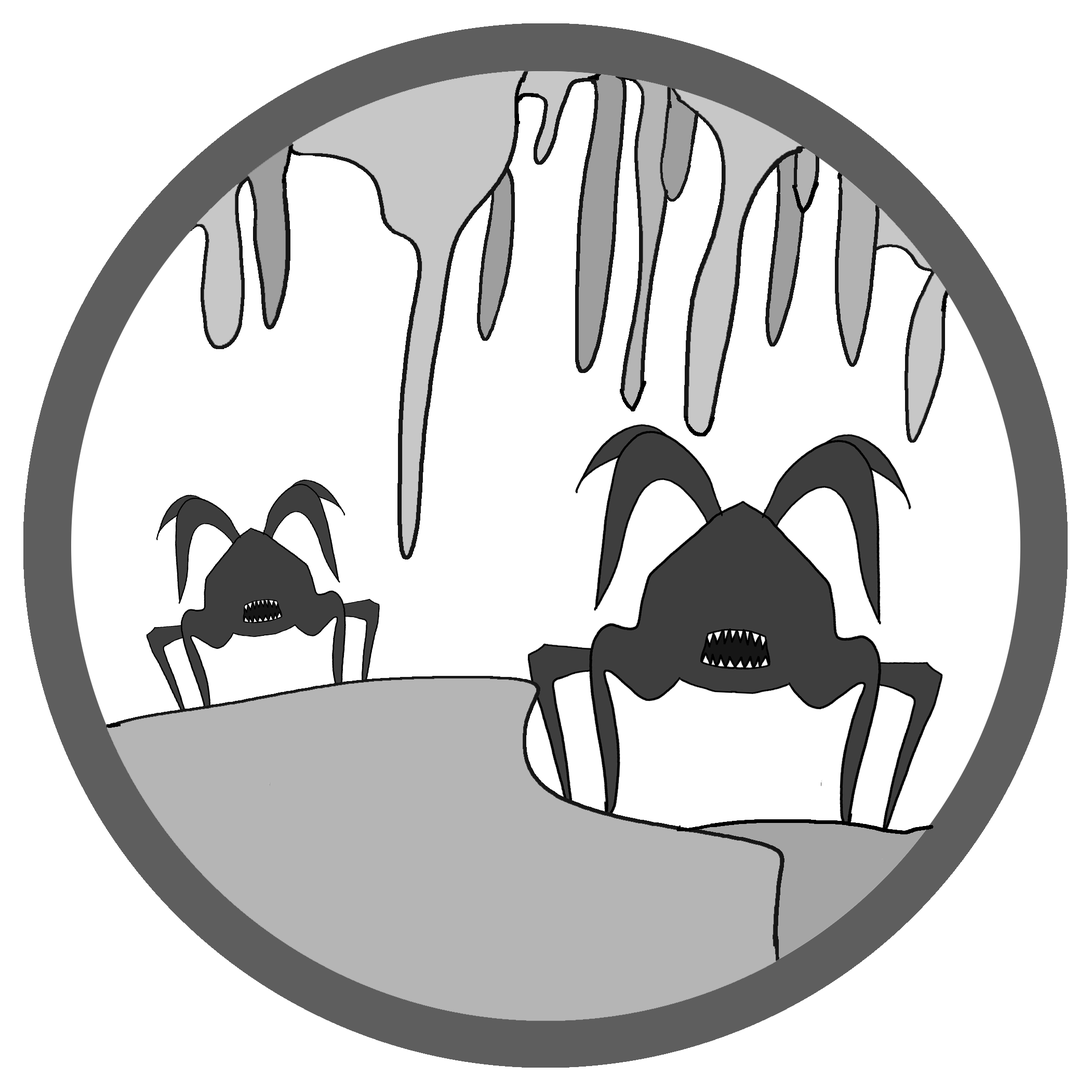
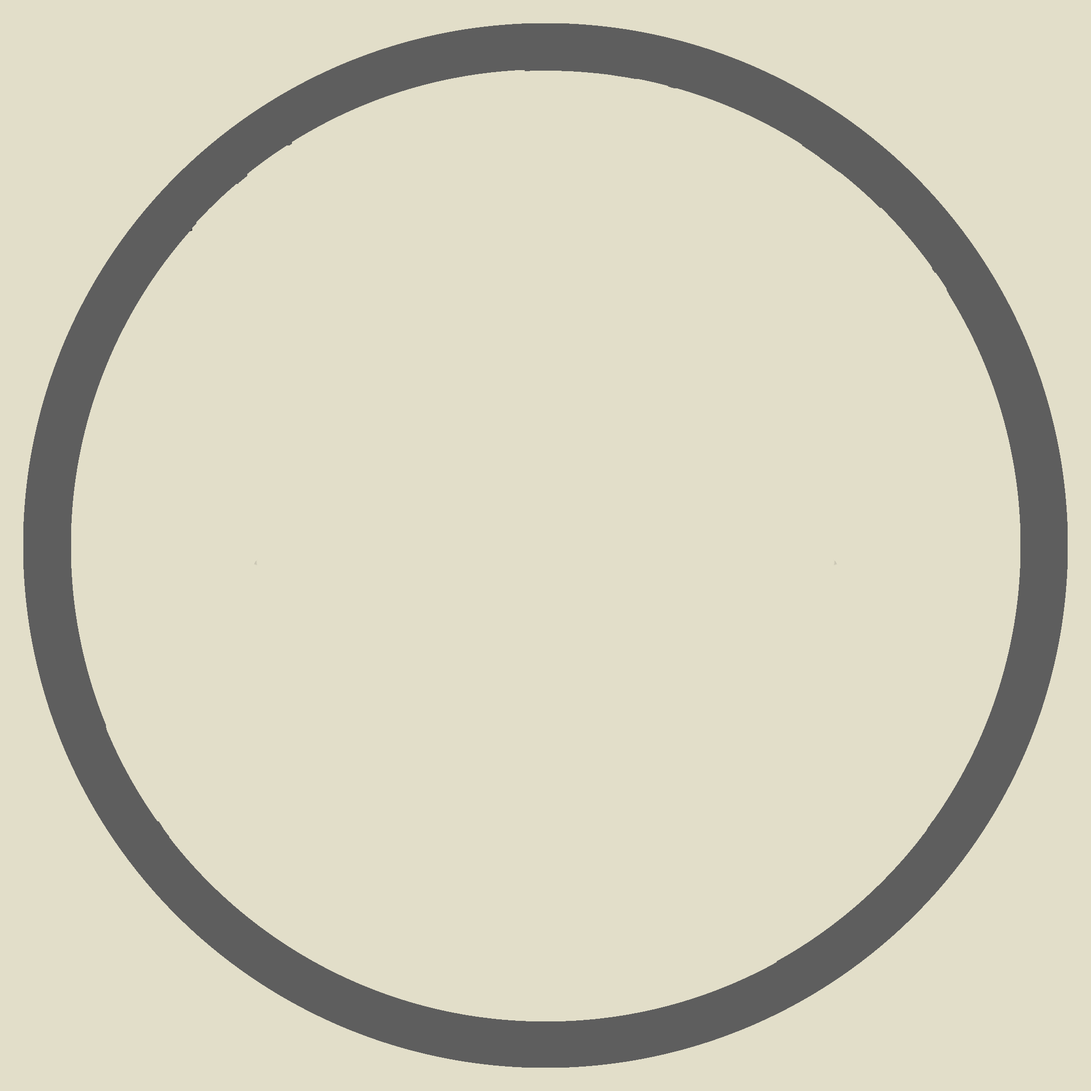
Two versions of the same layered image (1091×1091). Layer-by-layer changes:
moved "Layer 2" above "Layer 1", painted on it over (527, 424, 944, 841)
painted on "Layer 1" over (71, 70, 1021, 1022)
removed layer "Layer 3" over (146, 479, 381, 727)
showed "Background", painted on it over (0, 0, 1091, 1091)
